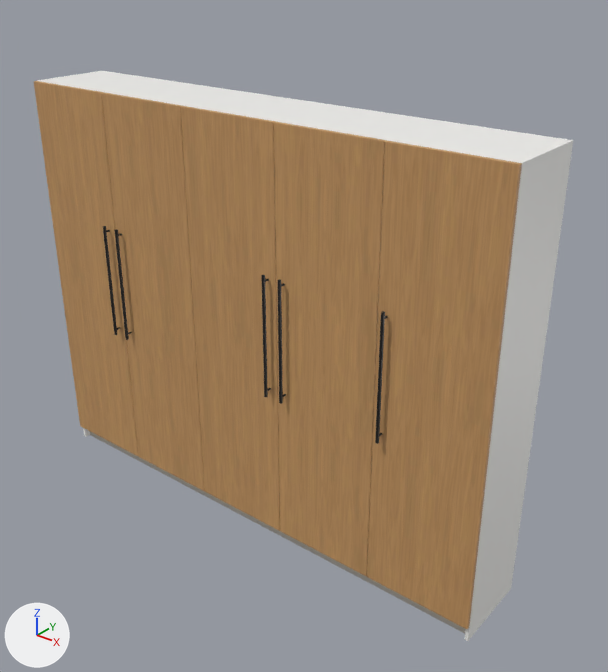
One commit to the glTF model twin/homes/mokryeon_180b/assets/furniture/wardrobe_5.glb: the scene before it, then after it.
Before and after are seen from a 50 mm lens placed at (2.46, -2.75, 2.79), pointed at (0.19, 0.08, 1.03). The lights are fixed; the arrows at lower left show +X, +Y and +Z. The picture after the commit comes second. Where no turn or scale is listed for an object, it has been applied to the vertices. Vertices at exactly the same position are counted once.

Names of what the first picture shows: 'wardrobe_5_carcass', 'wardrobe_5_door_1', 'wardrobe_5_door_2', 'wardrobe_5_door_3', 'wardrobe_5_door_4', 'wardrobe_5_door_5', 'wardrobe_5_plinth' and 5 more.
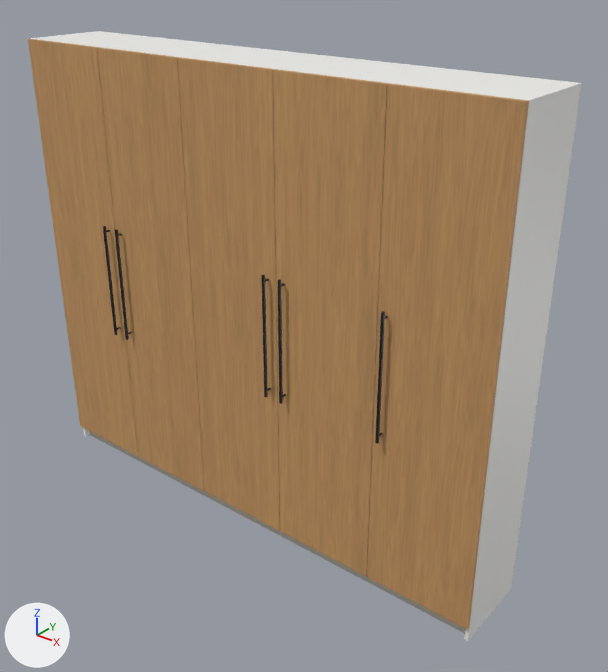
Where the newer file only moved an object's origin or applied its transform, the numbers keep the older frame.

Location of each change, (x1, y1, x2, y2) in pixels of the pictures (608 x 672 px; the box of a moved part takes in the faces that stretch with it):
'wardrobe_5_door_5', moved, rescaled (12% taller)
    before: (367, 141, 522, 629)
    after: (367, 83, 529, 629)
'wardrobe_5_door_4', moved, rescaled (12% taller)
    before: (274, 122, 387, 576)
    after: (273, 69, 389, 576)
'wardrobe_5_carcass', reshaped (7% taller)
    before: (37, 71, 573, 641)
    after: (31, 31, 581, 641)
'wardrobe_5_door_3', moved, rescaled (12% taller)
    before: (181, 106, 280, 531)
    after: (178, 57, 280, 531)
'wardrobe_5_door_2', moved, rescaled (11% taller)
    before: (102, 92, 205, 491)
    after: (97, 47, 205, 491)
'wardrobe_5_door_1', moved, rescaled (11% taller)
    before: (34, 81, 139, 456)
    after: (28, 39, 139, 456)
part 1 of me_wardrobe_5_carcass, deleted
    before: (40, 71, 568, 163)
part 2 of me_wardrobe_5_carcass, moved or reshaped
    before: (37, 71, 573, 437)
    after: (32, 31, 580, 437)

What changed in the scene script:
```text
Change me_wardrobe_5_carcass:
    used by ob_wardrobe_5_carcass; location = (0.0, 0.027, 1.05)
    remove me_wardrobe_5_carcass.from_pydata(...)  # 480 vertices, 940 faces; spans x -1.31..1.31, y -0.21..0.21, z -1.05..1.05
    add me_wardrobe_5_carcass.from_pydata(...)  # 476 vertices, 940 faces; spans x -1.31..1.31, y -0.21..0.21, z -1.05..1.25
    me_wardrobe_5_carcass part 1: the loose piece of 96 vertices spanning x -1.3..1.3, y -0.21..0.21, z 1.03..1.05 is deleted
    me_wardrobe_5_carcass part 2: 140 vertices moved from x -1.31..1.31, y -0.21..0.21, z 1.03..1.05 to x -1.31..1.31, y -0.21..0.21, z 1.23..1.25; 4 vertices removed from x -1.3..1.3, y -0.21..0.21, z 1.05; 96 vertices added at x -1.3..1.3, y -0.21..0.21, z 1.23..1.25
Change me_wardrobe_5_door_1:
    used by ob_wardrobe_5_door_1; location = (-1.051, -0.191, 1.09)
    remove me_wardrobe_5_door_1.from_pydata(...)  # 96 vertices, 188 faces; spans x -0.26..0.26, y -0.01..0.01, z -1.01..1.01
    add me_wardrobe_5_door_1.from_pydata(...)  # 96 vertices, 188 faces; spans x -0.26..0.26, y -0.01..0.01, z -1.01..1.21
    me_wardrobe_5_door_1 part 3: the whole mesh is scaled about its middle by (1, 1, 1.1), then moved by (0.0, 0.0, 0.1)
Change me_wardrobe_5_door_2:
    used by ob_wardrobe_5_door_2; location = (-0.525, -0.191, 1.09)
    remove me_wardrobe_5_door_2.from_pydata(...)  # 96 vertices, 188 faces; spans x -0.26..0.26, y -0.01..0.01, z -1.01..1.01
    add me_wardrobe_5_door_2.from_pydata(...)  # 96 vertices, 188 faces; spans x -0.26..0.26, y -0.01..0.01, z -1.01..1.21
    me_wardrobe_5_door_2 part 4: the whole mesh is scaled about its middle by (1, 1, 1.1), then moved by (0.0, 0.0, 0.1)
Change me_wardrobe_5_door_3:
    used by ob_wardrobe_5_door_3; location = (0.0, -0.191, 1.09)
    remove me_wardrobe_5_door_3.from_pydata(...)  # 96 vertices, 188 faces; spans x -0.26..0.26, y -0.01..0.01, z -1.01..1.01
    add me_wardrobe_5_door_3.from_pydata(...)  # 96 vertices, 188 faces; spans x -0.26..0.26, y -0.01..0.01, z -1.01..1.21
    me_wardrobe_5_door_3 part 5: the whole mesh is scaled about its middle by (1, 1, 1.1), then moved by (0.0, 0.0, 0.1)
Change me_wardrobe_5_door_4:
    used by ob_wardrobe_5_door_4; location = (0.525, -0.191, 1.09)
    remove me_wardrobe_5_door_4.from_pydata(...)  # 96 vertices, 188 faces; spans x -0.26..0.26, y -0.01..0.01, z -1.01..1.01
    add me_wardrobe_5_door_4.from_pydata(...)  # 96 vertices, 188 faces; spans x -0.26..0.26, y -0.01..0.01, z -1.01..1.21
    me_wardrobe_5_door_4 part 6: the whole mesh is scaled about its middle by (1, 1, 1.1), then moved by (0.0, 0.0, 0.1)
Change me_wardrobe_5_door_5:
    used by ob_wardrobe_5_door_5; location = (1.051, -0.191, 1.09)
    remove me_wardrobe_5_door_5.from_pydata(...)  # 96 vertices, 188 faces; spans x -0.26..0.26, y -0.01..0.01, z -1.01..1.01
    add me_wardrobe_5_door_5.from_pydata(...)  # 96 vertices, 188 faces; spans x -0.26..0.26, y -0.01..0.01, z -1.01..1.21
    me_wardrobe_5_door_5 part 7: the whole mesh is scaled about its middle by (1, 1, 1.1), then moved by (0.0, 0.0, 0.1)
```
